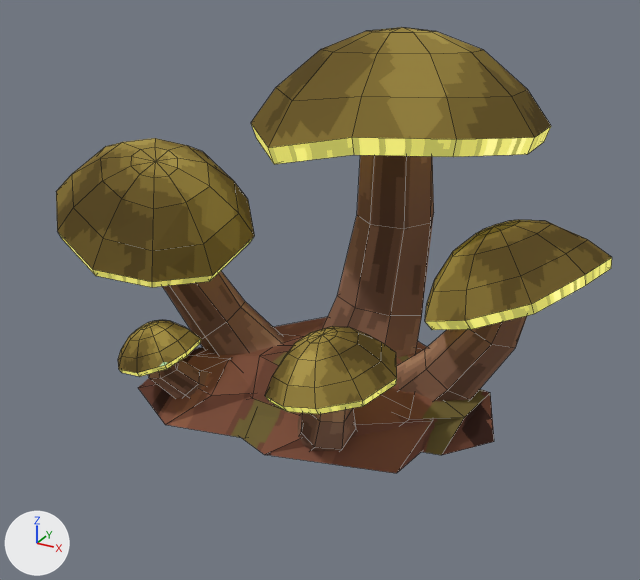
The Blender file output/anthill/models-v1/AN38-glow-cluster/AN38.blend, before and after one commit.
Both versions are drawn from a camera (50 mm lens) standing at (0.873, -1.592, 1.043) and looking at (0.026, -0.052, 0.273). Lighting does not change. The marker at lower left points along +X, +Y and +Z. The older version comes first. Mesh edges are drawn as thin lines.

Objects in the first picture: 'AN38a_Props', 'AN38a_Root'.
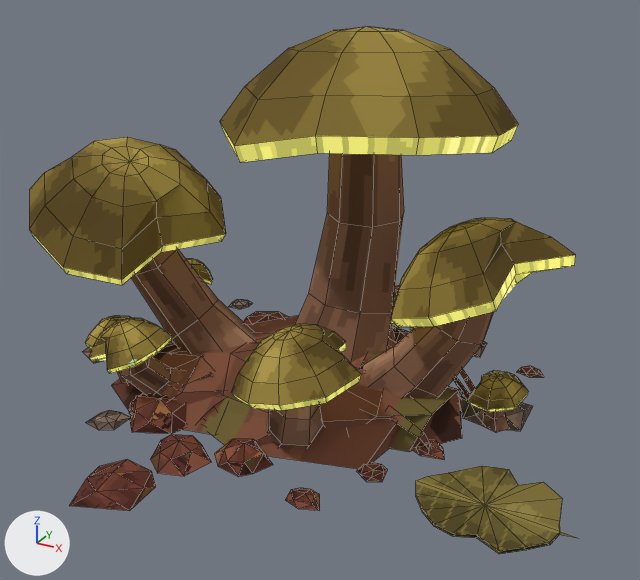
The edits, one by one:
me_an38a_props is used by ob_an38a_props; location (0.0, 0.0, 0.0).
me_an38a_props had 550 vertices, 560 faces and spanned x -0.605..0.605, y -0.398..0.398, z 0.0..0.811.
me_an38a_props now has 1472 vertices, 1597 faces and spans x -0.669..0.669, y -0.62..0.62, z 0.0..0.811.
me_an38a_props part 1: the loose piece of 28 vertices spanning x -0.054..0.21, y -0.078..0.2, z 0.0..0.63 is moved by (-0.063, -0.021, 0.0).
me_an38a_props part 2: the loose piece of 28 vertices spanning x -0.443..-0.048, y -0.141..0.066, z 0.0..0.422 is moved by (-0.063, -0.021, 0.0).
me_an38a_props part 3: the loose piece of 28 vertices spanning x 0.138..0.479, y -0.092..0.088, z 0.0..0.377 is moved by (-0.063, -0.021, 0.0).
me_an38a_props part 4: the loose piece of 28 vertices spanning x 0.04..0.216, y -0.32..-0.13, z 0.0..0.226 is moved by (-0.063, -0.021, 0.0).
me_an38a_props part 5: the loose piece of 28 vertices spanning x -0.303..-0.125, y -0.28..-0.113, z 0.0..0.158 is moved by (-0.063, -0.021, 0.0).
me_an38a_props part 6: the loose piece of 82 vertices spanning x 0.049..0.306, y -0.398..-0.134, z 0.16..0.296 is rebuilt with 82 vertices and now spans x -0.014..0.243, y -0.419..-0.155, z 0.16..0.296.
me_an38a_props part 7: the loose piece of 82 vertices spanning x -0.605..-0.167, y -0.296..0.143, z 0.277..0.545 is rebuilt with 82 vertices and now spans x -0.669..-0.23, y -0.317..0.122, z 0.293..0.545.
me_an38a_props part 8: the loose piece of 82 vertices spanning x -0.162..0.432, y -0.194..0.398, z 0.534..0.811 is rebuilt with 82 vertices and now spans x -0.225..0.368, y -0.215..0.297, z 0.534..0.811.
me_an38a_props part 9: the loose piece of 82 vertices spanning x -0.366..-0.183, y -0.348..-0.145, z 0.104..0.206 is rebuilt with 82 vertices and now spans x -0.429..-0.246, y -0.369..-0.166, z 0.104..0.206.
me_an38a_props part 10: the loose piece of 82 vertices spanning x 0.258..0.605, y -0.177..0.192, z 0.26..0.475 is rebuilt with 82 vertices and now spans x 0.195..0.542, y -0.198..0.171, z 0.26..0.475.
me_an38a_props part 11: 922 vertices added at x -0.615..0.669, y -0.62..0.62, z 0.0..0.174.
me_an38a_root is used by ob_an38a_root; location (0.0, 0.0, 0.0).
me_an38a_root had 70 vertices, 66 faces and spanned x -0.373..0.431, y -0.308..0.258, z 0.0..0.131.
me_an38a_root now has 232 vertices, 185 faces and spans x -0.447..0.368, y -0.329..0.294, z 0.0..0.131.
me_an38a_root part 12: the loose piece of 25 vertices spanning x -0.308..0.327, y -0.301..0.258, z 0.0..0.131 is moved by (-0.063, -0.021, 0.0).
me_an38a_root part 13: the loose piece of 15 vertices spanning x -0.373..0.068, y -0.308..0.03, z 0.0..0.09 is moved by (-0.063, -0.021, 0.0).
me_an38a_root part 14: the loose piece of 15 vertices spanning x 0.063..0.431, y -0.155..0.122, z 0.0..0.1 is moved by (-0.063, -0.021, 0.0).
me_an38a_root part 15: the loose piece of 15 vertices spanning x -0.058..0.243, y 0.012..0.255, z 0.0..0.08 is moved by (-0.063, -0.021, 0.0).
me_an38a_root part 16: 81 vertices added at x -0.447..-0.091, y -0.291..0.233, z 0.0..0.081.
me_an38a_root part 17: 51 vertices added at x 0.101..0.336, y -0.229..0.017, z 0.0..0.091.
Other edits to the shape of me_an38a_root do not show in these pictures.

What differs and where, as boxes [x1, y1, x2, y2] in the pictures (640 x 580 px; the box of a moved part takes in the faces that stretch with it):
'AN38a_Props', reshaped (24% taller): before [56, 27, 612, 451]; after [29, 26, 577, 554]
'AN38a_Root', reshaped: before [138, 317, 494, 473]; after [111, 316, 462, 469]
part 1 of me_an38a_props, moved or reshaped: before [322, 155, 434, 357]; after [295, 153, 404, 362]
part 2 of me_an38a_props, moved or reshaped: before [163, 271, 284, 355]; after [131, 249, 256, 353]
part 3 of me_an38a_props, moved or reshaped: before [396, 316, 527, 401]; after [363, 312, 494, 398]
part 4 of me_an38a_props, moved or reshaped: before [298, 408, 358, 451]; after [266, 404, 326, 447]
part 5 of me_an38a_props, moved or reshaped: before [148, 360, 209, 399]; after [119, 356, 181, 395]
part 6 of me_an38a_props, rebuilt: before [265, 326, 397, 414]; after [231, 324, 361, 411]
part 7 of me_an38a_props, rebuilt: before [56, 138, 255, 287]; after [29, 137, 226, 285]
part 8 of me_an38a_props, rebuilt: before [251, 27, 551, 164]; after [220, 26, 519, 163]
part 9 of me_an38a_props, rebuilt: before [118, 320, 201, 376]; after [89, 318, 172, 374]
part 10 of me_an38a_props, rebuilt: before [425, 220, 612, 330]; after [391, 218, 576, 327]
part 11 of me_an38a_props, added: after [70, 259, 577, 554]
part 12 of me_an38a_root, moved or reshaped: before [207, 317, 435, 473]; after [180, 316, 401, 469]
part 13 of me_an38a_root, moved or reshaped: before [138, 347, 256, 437]; after [111, 345, 226, 434]
part 14 of me_an38a_root, moved or reshaped: before [395, 389, 494, 455]; after [363, 386, 462, 452]
part 15 of me_an38a_root, moved or reshaped (mostly hidden): before [416, 342, 427, 354]; after [387, 338, 397, 350]
part 16 of me_an38a_root, added (mostly hidden): after [164, 343, 224, 421]
part 17 of me_an38a_root, added: after [386, 405, 431, 449]
